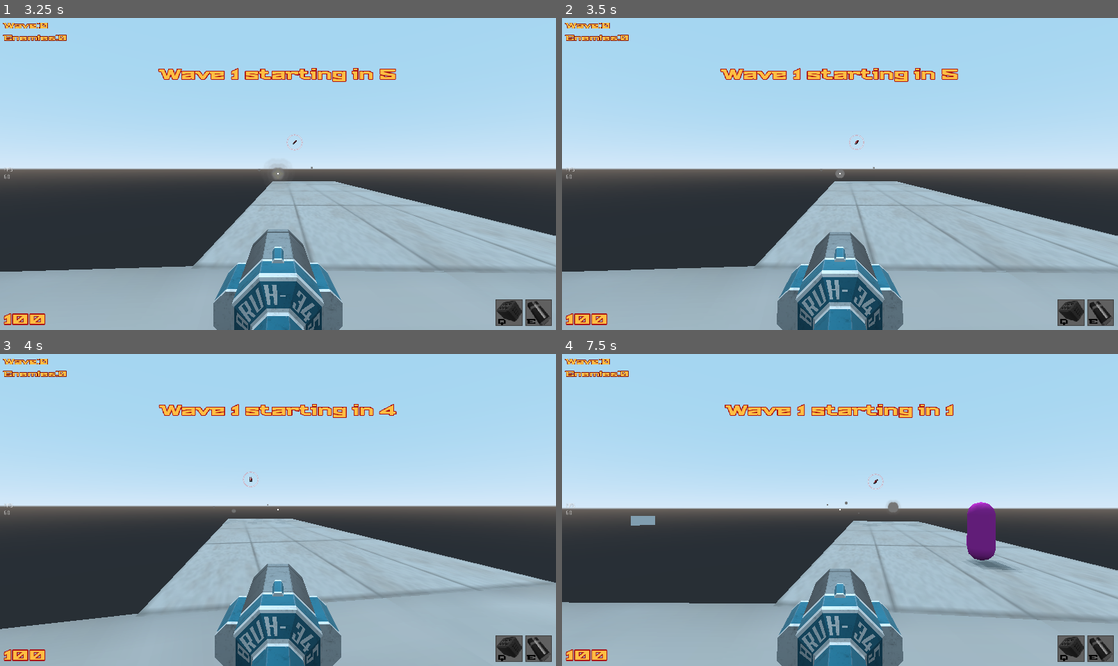
Above: before the commit, frames 1-4 (two rows, left to right).
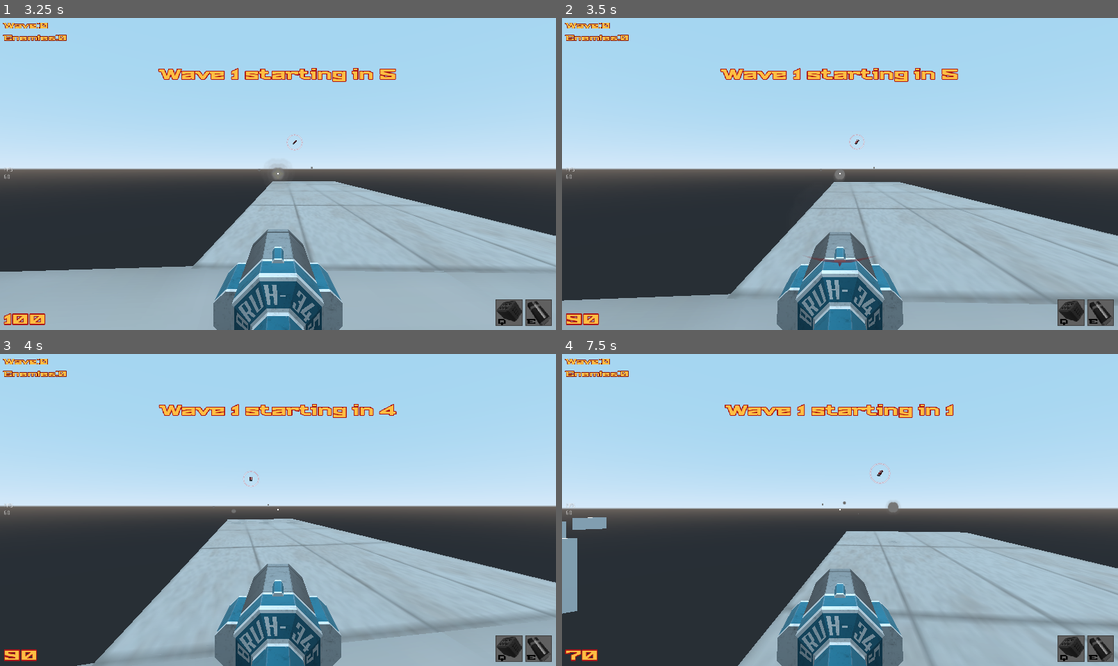
Above: after the commit, the same moments.

Repository: Game-Developers-Kerala/clichemovementshooter
Game: Godot game, scene res://levels/level1.tscn
Two runs of this game, one before a commit and one after it. Both use one fixed random seed, a clock stepped at 60 frames per second and the inputs below. This scene is started directly instead of the project's main scene.
Inputs (mouse positions are in pixels of both pictures, inside the frame that each line leads up to):
- Up to frame 1 (3.25 s): tap Enter (enter) at 0.5 s; move the mouse to (305, 170) at 0.52 s; press the mouse at (305, 170) at 0.53 s; hold W (forward) from 0.53 s (still down); tap Space (jump) at 0.77, 1.52, 3.02 s; tap Shift (slide) at 0.8, 1.35, 2.3 s; move the mouse to (250, 174) at 1.27 s; release the mouse at (250, 174) at 1.28 s; click (250, 174) at 1.55 s; move the mouse to (289, 167) at 2.02 s; hold Enter (enter) 2.03-2.78 s; move the mouse to (272, 177) at 2.77 s; right-click (272, 177) at 2.85 s; click (272, 177) at 3.05 s
- Up to frame 2 (3.5 s): keep holding W (forward)
- Up to frame 3 (4 s): keep holding W (forward); move the mouse to (316, 513) at 3.52 s; hold Q (homingmissile) from 3.53 s (still down); tap Space (jump) at 3.77 s; tap Shift (slide) at 3.8 s
- Up to frame 4 (7.5 s): move the mouse to (795, 506) at 4.27 s; release Q (homingmissile) at 4.28 s; click (795, 506) at 4.35 s; tap Space (jump) at 4.52, 6.02, 6.77 s; move the mouse to (845, 510) at 5.02 s; hold Shift (slide) 5.03-5.78 s; move the mouse to (817, 503) at 5.77 s; release W (forward) at 5.78 s; hold D (right) 5.78-6.53 s; tap E (use) at 5.85 s; click (817, 503) at 6.05 s; move the mouse to (867, 506) at 6.52 s; press the mouse at (867, 506) at 6.53 s; hold W (forward) from 6.53 s (still down); tap Shift (slide) at 6.8, 7.35 s; move the mouse to (812, 510) at 7.27 s; release the mouse at (812, 510) at 7.28 s

Frame 1 is identical in both runs. In frame 2, 5.4% of the frame differs, in the area x 0-100%, y 37-99%; in frame 3, 5.6%; in frame 4, 12%, in the area x 0-100%, y 34-100%.

Commit message:
fixes on enemies; ground_pounder,sniper,wizard needs fixes

Diff:
--- a/levels/enemy_test.tscn
+++ b/levels/enemy_test.tscn
@@ -1,10 +1,11 @@
-[gd_scene load_steps=8 format=2]
+[gd_scene load_steps=9 format=2]
 
 [ext_resource path="res://levels/ceiling_tile.png" type="Texture" id=1]
 [ext_resource path="res://scenes/player.tscn" type="PackedScene" id=2]
 [ext_resource path="res://scenes/enemy/arc_shooter/arc_shooter.tscn" type="PackedScene" id=3]
 [ext_resource path="res://Assets/flight_path.tres" type="NavigationMesh" id=4]
 [ext_resource path="res://scenes/enemy/heavy_gunner/heavy_gunner.tscn" type="PackedScene" id=5]
+[ext_resource path="res://scenes/enemy/sniper/Sniper.tscn" type="PackedScene" id=6]
 
 [sub_resource type="NavigationMesh" id=2]
 vertices = PoolVector3Array( -8.04112, 57.8266, -40.7637, -8.04112, 58.3266, -32.5137, -0.0411224, 58.3266, -32.5137, - …(3276 unchanged characters)…
@@ -64,3 +65,6 @@
 
 [node name="BaseEnemy" parent="." instance=ExtResource( 5 )]
 transform = Transform( 1, 0, 0, 0, 1, 0, 0, 0, 1, 0, 63.0782, 52.8146 )
+
+[node name="Sniper" parent="." instance=ExtResource( 6 )]
+transform = Transform( 1, 0, 0, 0, 1, 0, 0, 0, 1, 0, 2.85467, 13.4378 )
--- a/scenes/enemy/heavy_gunner/heavy_gunner.tscn
+++ b/scenes/enemy/heavy_gunner/heavy_gunner.tscn
@@ -9,7 +9,7 @@
 [sub_resource type="SpatialMaterial" id=3]
 albedo_color = Color( 0.160784, 0.678431, 0, 1 )
 
-[node name="BaseEnemy" type="KinematicBody"]
+[node name="HeavyGunner" type="KinematicBody"]
 transform = Transform( 1, 0, 0, 0, 1, 0, 0, 0, 1, 0, 1.01226, 0 )
 collision_layer = 2
 collision_mask = 258
--- /dev/null
+++ b/scenes/enemy/sniper/Sniper.tscn
@@ -0,0 +1,43 @@
+[gd_scene load_steps=4 format=2]
+
+[ext_resource path="res://scripts/enemy/sniper/Sniper.gd" type="Script" id=1]
+
+[sub_resource type="CapsuleShape" id=1]
+
+[sub_resource type="CapsuleMesh" id=2]
+
+[node name="Sniper" type="KinematicBody"]
+transform = Transform( 1, 0, 0, 0, 1, 0, 0, 0, 1, 0, 1.5443, 0 )
+collision_layer = 2
+collision_mask = 258
+script = ExtResource( 1 )
+path_to_weapon = NodePath("Body/RayCast")
+path_to_nav_agent = NodePath("NavigationAgent")
+path_to_BodyRotationHelper = NodePath("Body")
+
+[node name="CollisionShape" type="CollisionShape" parent="."]
+transform = Transform( 1, 0, 0, 0, -4.37114e-08, 1, 0, -1, -4.37114e-08, 0, 0, 0 )
+shape = SubResource( 1 )
+
+[node name="ShootTimer" type="Timer" parent="."]
+wait_time = 2.0
+
+[node name="Body" type="Spatial" parent="."]
+
+[node name="MeshInstance" type="MeshInstance" parent="Body"]
+transform = Transform( 1, 0, 0, 0, -4.37114e-08, 1, 0, -1, -4.37114e-08, 0, 0, 0 )
+mesh = SubResource( 2 )
+skeleton = NodePath("../..")
+
+[node name="RayCast" type="RayCast" parent="Body"]
+enabled = true
+cast_to = Vector3( 0, 0, -200 )
+
+[node name="NavigationAgent" type="NavigationAgent" parent="."]
+path_desired_distance = 3.0
+target_desired_distance = 5.0
+path_max_distance = 7.0
+neighbor_dist = 2000.0
+max_neighbors = 2
+
+[connection signal="timeout" from="ShootTimer" to="." method="_on_ShootTimer_timeout"]
--- /dev/null
+++ b/scenes/enemy/sniper/sniper_railshot.tscn
@@ -0,0 +1,13 @@
+[gd_scene load_steps=3 format=2]
+
+[sub_resource type="CubeMesh" id=1]
+
+[sub_resource type="SpatialMaterial" id=2]
+albedo_color = Color( 0.835294, 0.0862745, 0.0862745, 0.360784 )
+
+[node name="LazerBeam" type="Spatial"]
+
+[node name="lazer" type="MeshInstance" parent="."]
+transform = Transform( 0.2, 0, 0, 0, 0.2, 0, 0, 0, 0.2, 0, 0, 0 )
+mesh = SubResource( 1 )
+material/0 = SubResource( 2 )
--- a/scenes/enemy/wizard/wizard.tscn
+++ b/scenes/enemy/wizard/wizard.tscn
@@ -22,7 +22,6 @@
 path_to_weapon = NodePath("BodyRotationHelper/Aim")
 path_to_nav_agent = NodePath("NavigationAgent")
 path_to_BodyRotationHelper = NodePath("BodyRotationHelper")
-chase_speed = 100.0
 
 [node name="CollisionShape" type="CollisionShape" parent="."]
 transform = Transform( 1, 0, 0, 0, -4.37114e-08, -1, 0, 1, -4.37114e-08, 0, 0.9, 0 )
--- a/scripts/enemy/arc_shooter/arc_shooter.gd
+++ b/scripts/enemy/arc_shooter/arc_shooter.gd
@@ -21,67 +21,53 @@
 
 func _process(delta: float) -> void:
 
+	nav_agent.set_target_location(player.global_transform.origin)
+
 	match get_state():
 
 		states.CHASE:
-			nav_agent.set_target_location(player.global_transform.origin)
-
-			label.text = "Chase"
-			print("chase")
-			_aim_at_player()
 
 			if weapon.get_collider() == player:
+				set_state(states.ATTACK)
 
-				if $AttackCooldown.is_stopped():
-					set_state(states.ATTACK)
+		states.ATTACK :
 
-
-		states.ATTACK:
-
-			nav_agent.set_target_location(player.global_transform.origin)
-
-			label.text = "Attack"
-			_aim_at_player()
-
-			if !weapon.get_collider() == player:
+			if weapon.get_collider() != player :
 				set_state(states.CHASE)
 
 		states.DEATH:
 
-			label.text = "Death"
+			pass
 
 
 func _physics_process(delta: float) -> void:
+
+	_aim_at_player()
 
 	match get_state():
 
 
 		states.CHASE:
 
-			#here enemy will navigate to the player
 			velocity = _calc_velocity(chase_speed) * delta
 			move_and_slide(velocity,Vector3.UP)
 
 
 		states.ATTACK:
 
+			if $ShootTimer.is_stopped():
 
-			if $AttackCooldown.is_stopped():
+				if !player.grappling:
+					_shoot()
+				else:
+					_predicted_shoot()
+			else :
 
-				if $ShootTimer.is_stopped():
-
-					if !player.grappling:
-						_shoot()
-					else:
-						_predicted_shoot()
-				else :
-
-					$AttackCooldown.start()
-
+				velocity = _calc_velocity(attack_speed) * delta
+				move_and_slide(velocity,Vector3.UP)
 
 		states.DEATH:
 			pass
-
 
 
 #signals
@@ -100,18 +86,15 @@
 	inst.look_at_from_position(global_translation,_predict_player_movement(),Vector3.UP)
 	$ShootTimer.start()
 
+
 #return a value from already predicted player pos
 func _predict_player_movement() -> Vector3:
 	return player.predict_future_pos[8]
 
 
-
 func _on_ShootTimer_timeout() -> void:
 
 	pass
-	#$AttackCooldown.start()
-	#set_state(states.CHASE)
-
 
 func _on_AttackCooldown_timeout() -> void:
 
--- a/scripts/enemy/enemy_manager.gd
+++ b/scripts/enemy/enemy_manager.gd
@@ -44,11 +44,13 @@
 	timer.stop()
 
 #function to spawn enemies
-func _start_spawn(spawnable,spawn_point : Array) -> void:
+func _start_spawn(spawnable,spawn_point : Array,count : int = 2) -> void:
 
-	var inst = spawnable.instance()
-	inst.global_transform.origin = spawn_point[randi() % spawn_point.size()].global_transform.origin
-	add_child(inst)
+	for i in range(count - 1):
+
+		var inst = spawnable.instance()
+		inst.global_transform.origin = spawn_point[randi() % spawn_point.size()].global_transform.origin
+		add_child(inst)
 
 
 #function to iterate over spawn points
@@ -60,3 +62,7 @@
 			spawn_points.append(child)
 
 	return spawn_points
+
+#spawn function
+func start_wave(wave : int):
+	pass
--- a/scripts/enemy/ground_pounder/ground_pounder.gd
+++ b/scripts/enemy/ground_pounder/ground_pounder.gd
@@ -22,32 +22,22 @@
 
 func _process(delta: float) -> void:
 
+	nav_agent.set_target_location(player.global_transform.origin)
+
 	match get_state():
 
 		states.CHASE:
 
-			label.text = "Chase"
-			_aim_at_player()
-			#here enemy will navigate to the player
-			nav_agent.set_target_location(player.global_transform.origin)
+			if weapon.get_collider() == player:
+				set_state(states.ATTACK)
 
-		states.ATTACK:
+		states.ATTACK :
 
-			_aim_at_player()
-			#here enemy will navigate to the player
-			nav_agent.set_target_location(player.global_transform.origin)
-			label.text = "Attack"
-
-		states.MEELE:
-
-			_aim_at_player()
-			#here enemy will navigate to the player
-			nav_agent.set_target_location(player.global_transform.origin)
-			label.text = "Meele"
+			if weapon.get_collider() != player :
+				set_state(states.CHASE)
 
 		states.DEATH:
-
-			label.text = "Death"
+			pass
 
 
 func _physics_process(delta: float) -> void:
@@ -61,9 +51,12 @@
 			velocity = _calc_velocity(chase_speed) * delta
 			move_and_slide(velocity,Vector3.UP)
 
+		states.ATTACK:
 
-		states.ATTACK:
 			pass
+			#straight wave
+
+
 		states.DEATH:
 			pass
 
--- a/scripts/enemy/ground_pounder/straight_wave.gd
+++ b/scripts/enemy/ground_pounder/straight_wave.gd
@@ -11,10 +11,7 @@
 func _physics_process(delta: float) -> void:
 
 	if get_target() != Vector3.ZERO:
-		unit = lerp(global_transform.origin,target,delta)
-
-		scale += unit
-
+		pass
 
 func set_target(val: Vector3) -> void:
 	target = val
--- /dev/null
+++ b/scripts/enemy/sniper/Sniper.gd
@@ -0,0 +1,76 @@
+#enemy controller script
+#sniper shooter
+extends BaseEnemy
+
+enum states{
+
+	CHASE,
+	ATTACK,
+	DEATH
+
+}
+
+var lazer = preload("res://scenes/enemy/sniper/sniper_railshot.tscn")
+var lazer_inst
+
+func _ready() -> void:
+
+	player = get_tree().current_scene.get_node('Player')
+	set_state(states.CHASE)
+
+
+func _process(delta: float) -> void:
+
+	nav_agent.set_target_location(player.global_transform.origin)
+
+	match get_state():
+
+		states.CHASE:
+
+			if weapon.get_collider() == player:
+				weapon.look_at(weapon.get_collision_point(),Vector3.UP)
+				set_state(states.ATTACK)
+
+		states.ATTACK :
+			pass
+
+		states.DEATH:
+
+			pass
+
+
+func _physics_process(delta: float) -> void:
+
+
+	match get_state():
+
+		states.CHASE:
+
+			_aim_at_player()
+			velocity = _calc_velocity(chase_speed) * delta
+			move_and_slide(velocity,Vector3.UP)
+
+		states.ATTACK:
+
+			if $ShootTimer.is_stopped():
+
+				print("player at sight")
+				lazer_inst = lazer.instance()
+				if weapon.get_collider() == player :
+					var distance = lazer_inst.transform.origin.distance_to(weapon.get_collision_point())
+					lazer_inst.scale.z = distance
+				else :
+					lazer_inst.scale.z = weapon.cast_to.z
+				weapon.add_child(lazer_inst)
+				$ShootTimer.start()
+
+		states.DEATH:
+			pass
+
+
+func _on_ShootTimer_timeout() -> void:
+
+	if weapon.get_collider() == player:
+		print("shoot")
+	else :
+		set_state(states.CHASE)
--- /dev/null
+++ b/scripts/enemy/sniper/sniper_railshot.gd
@@ -0,0 +1,10 @@
+extends Spatial
+
+var distance
+
+func _process(delta):
+	if $RayCast.get_collider():
+		distance = transform.origin.distance_to($RayCast.get_collision_point())
+		$Scaler.scale.z = distance /2
+	else:
+		$Scaler.scale.z = $RayCast.cast_to.z
--- a/scripts/enemy/wizard/wizard.gd
+++ b/scripts/enemy/wizard/wizard.gd
@@ -20,54 +20,48 @@
 	player = get_tree().current_scene.get_node('Player')
 	set_state(states.CHASE)
 
+
 func _process(delta: float) -> void:
+
+
+	nav_agent.set_target_location(player.global_transform.origin)
 
 	match get_state():
 
 		states.CHASE:
 
-			#here enemy will navigate to the player
-			nav_agent.set_target_location(player.global_transform.origin)
-			_aim_at_player()
-			label.text = "Chase"
-
 			if weapon.get_collider() == player:
 				set_state(states.ATTACK)
 
-		states.ATTACK:
+		states.ATTACK :
 
-			#here enemy will navigate to the player
-			nav_agent.set_target_location(player.global_transform.origin)
-			_aim_at_player()
-
-			if weapon.get_collider() != player:
+			if weapon.get_collider() != player :
 				set_state(states.CHASE)
-
-			label.text = "Attack"
 
 		states.DEATH:
 
-			label.text = "Death"
-
+			pass
 
 func _physics_process(delta: float) -> void:
+
+	_aim_at_player()
 
 	match get_state():
 
 		states.CHASE:
 
-			velocity = _calc_velocity(chase_speed)
+			velocity = _calc_velocity(chase_speed) * delta
 			move_and_slide(velocity,Vector3.UP)
 
 		states.ATTACK:
 
 				if weapon.get_collider() == player:
+
 					if $HomingMissleTimer.is_stopped():
 						_fire_missile()
-				else:
-
-					velocity = _calc_velocity(attack_speed)
-					move_and_slide(velocity,Vector3.UP)
+					else:
+						velocity = _calc_velocity(attack_speed)
+						move_and_slide(velocity,Vector3.UP)
 
 		states.DEATH:
 			pass
